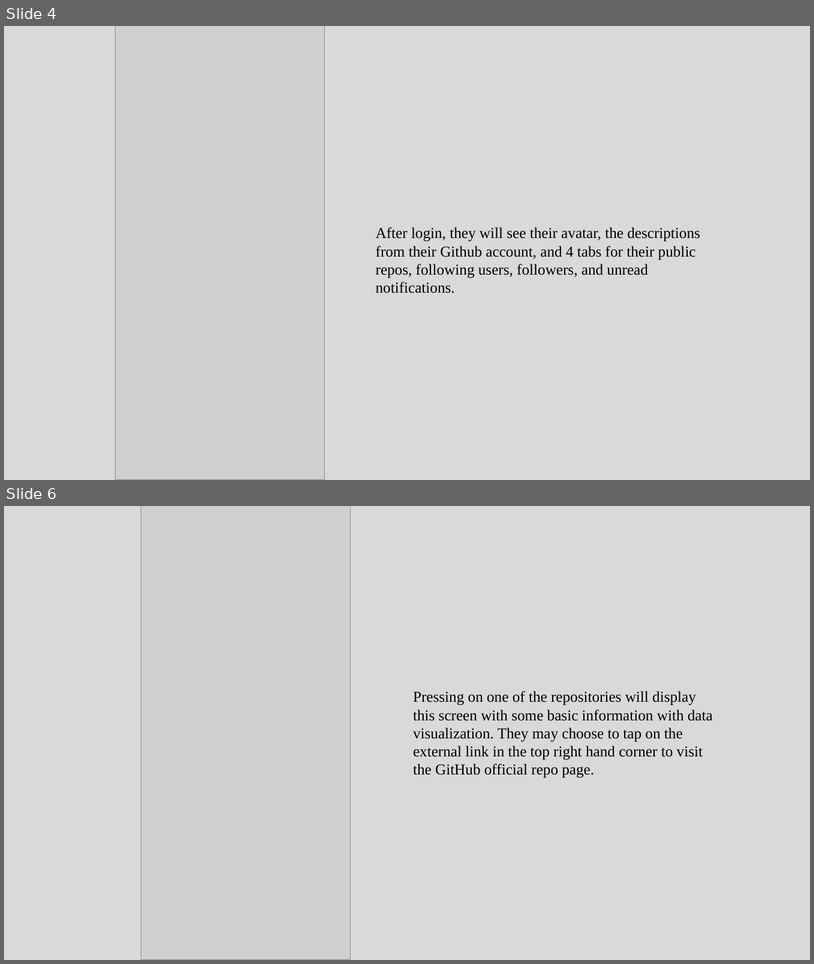
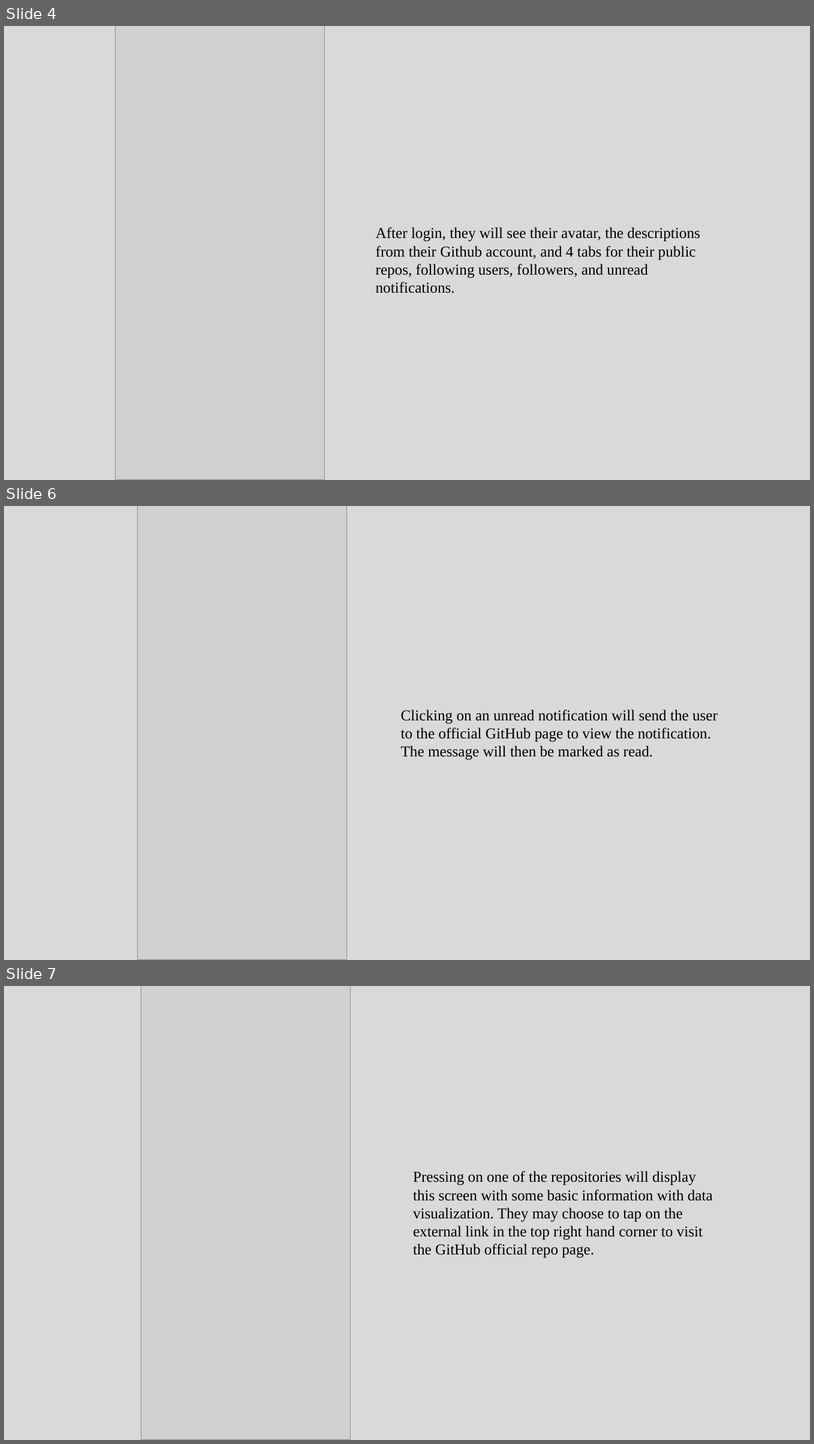
Before and after one commit to HenryCWoo/GitHub-App-with-React-Native, a slide deck: ManualTestPlan.pptx. Shown one above the other, each under a label of ours: slides 4 and 6 before the commit, slides 4, 6 and 7 after it; the slides between them are not shown. The pictures are 814x964 and 814x1444 pixels, drawn with LibreOffice and Linux fonts; fonts in the diff are those of the drawing; grey boxes stand for pictures. Boxes give left, top, right and bottom in pixels: in the first picture for what was removed or moved away, otherwise in the second. Text is boxed around its words. In the diff, an @@ line names an element or a change of style, - is before the commit and + after.

```diff
--- a/ManualTestPlan.pptx
+++ b/ManualTestPlan.pptx
@@ slide 6 added at <box>4,506,810,960</box>, background #D9D9D9 @@
@@ picture added at <box>138,506,348,960</box> @@
@@ text added at <box>401,709,718,760</box>, 18 pt, text #000000 @@
+Clicking on an unread notification will send the user to the official GitHub page to view the notification. The message will then be marked as read.
@@ what was slide 6 is now slide 7 @@
```
Also in this commit, not shown: 2 slides changed.
